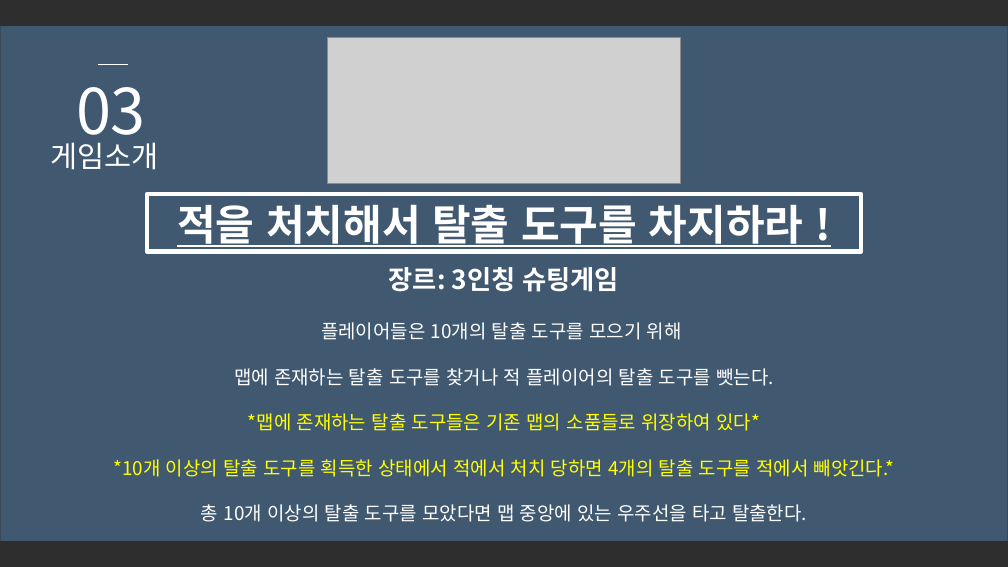
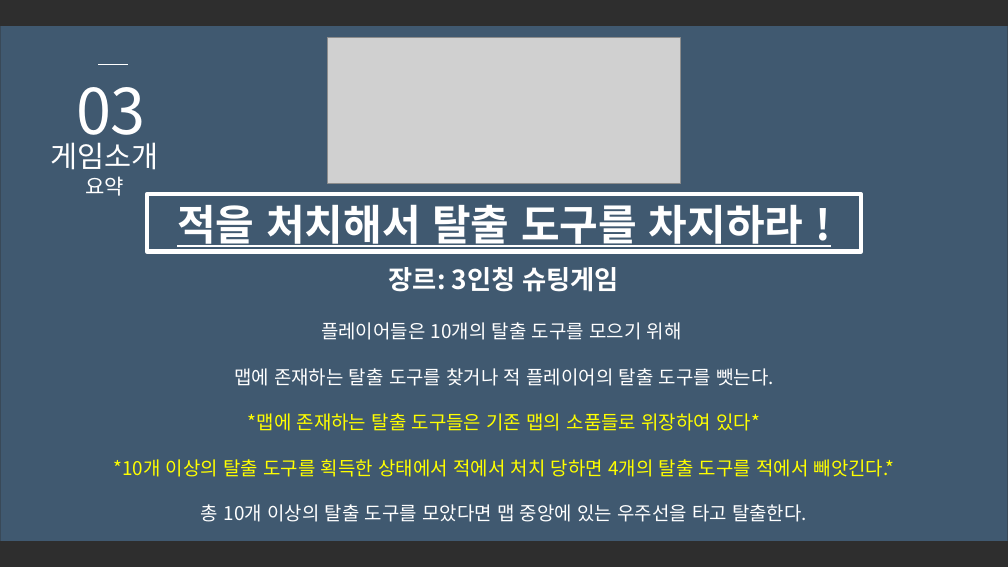
Before and after one commit to SuperTaeJun/GraduationWork, a slide deck: slide 5 of 졸업작품 제안서/졸업작품 제안서 ver4.pptx. Drawn at 1008x567 pixels with LibreOffice and Linux fonts; fonts in the diff are those of the drawing; grey boxes stand for pictures; background and template pictures are left out; a plain dark background stands for a picture behind light text. Boxes give left, top, right and bottom in pixels: in the first picture for what was removed or moved away, otherwise in the second. Text is boxed around its words. In the diff, an @@ line names an element or a change of style, - is before the commit and + after.

```diff
--- a/졸업작품 제안서/졸업작품 제안서 ver4.pptx
+++ b/졸업작품 제안서/졸업작품 제안서 ver4.pptx
@@ text at box(85, 176, 124, 196): paragraph added @@
+요약
```
Also in this commit, not shown: 1 other slide changed.
